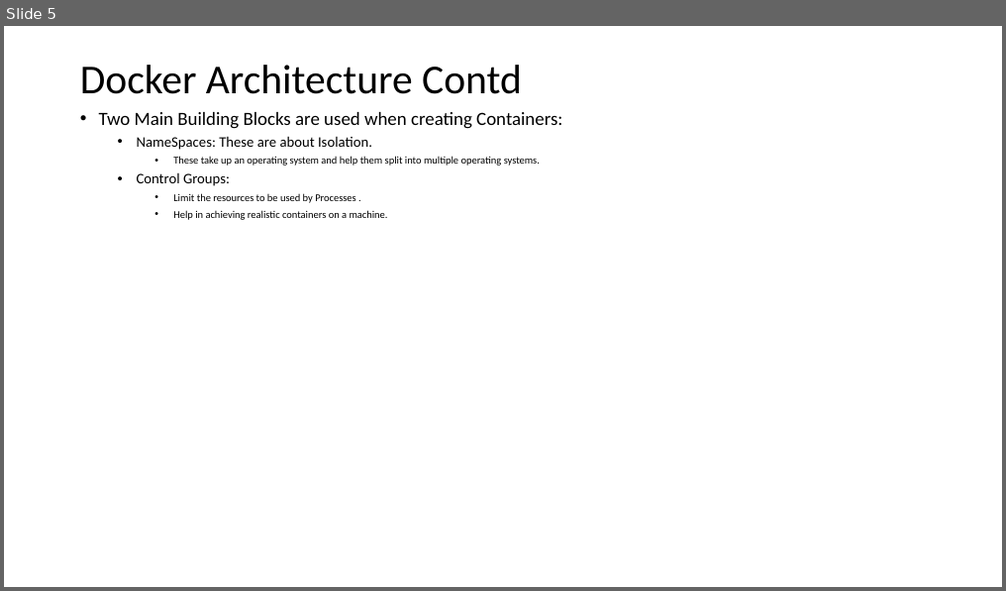
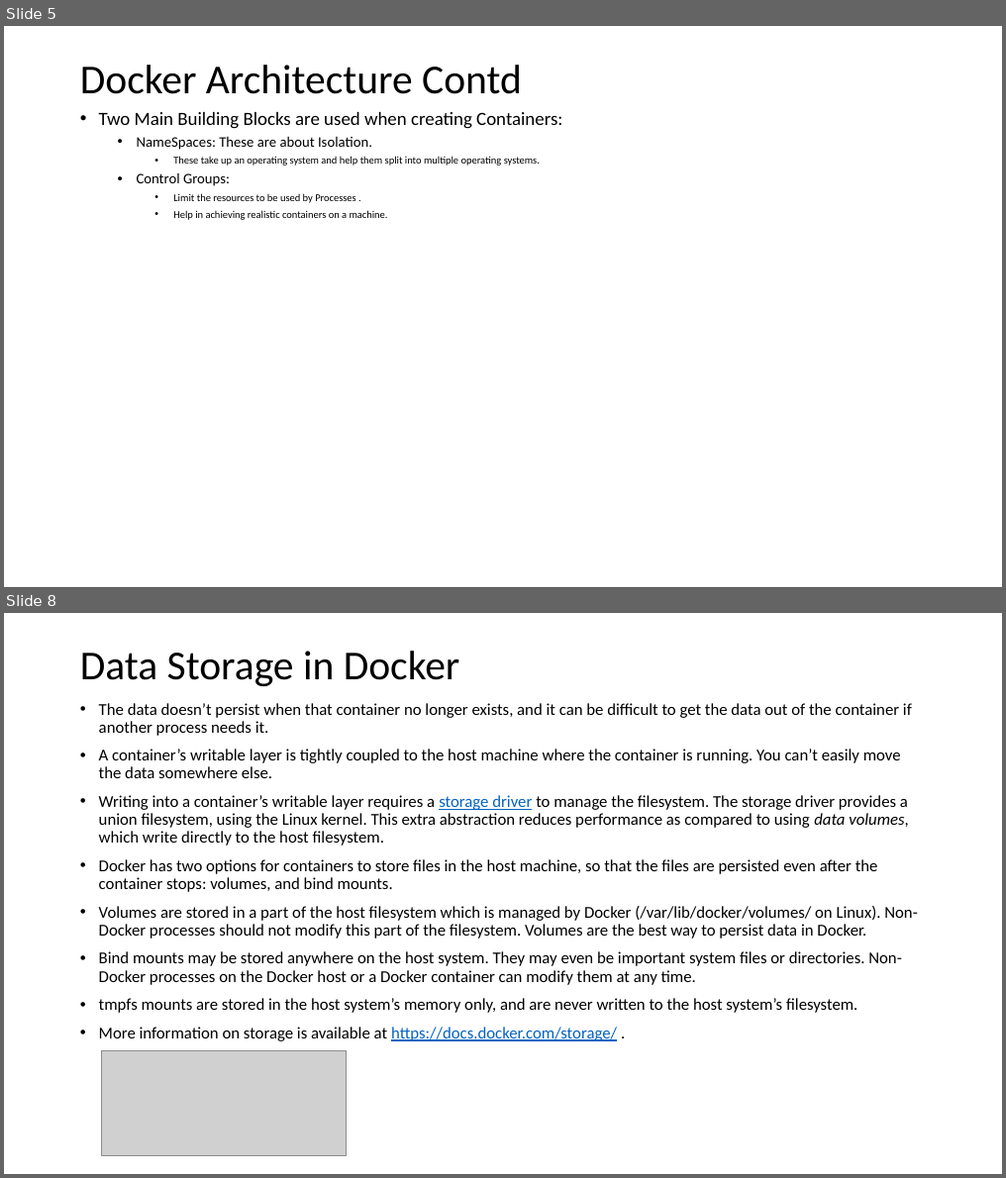
Before and after one commit to akhan90/all-the-learning, a slide deck: Docker/Docker.pptx. Shown one above the other, each under a label of ours: slide 5 before the commit, slides 5 and 8 after it; the slides between them are not shown. The pictures are 1006x591 and 1006x1178 pixels, drawn with LibreOffice and Linux fonts; fonts in the diff are those of the drawing; grey boxes stand for pictures. Boxes give left, top, right and bottom in pixels: in the first picture for what was removed or moved away, otherwise in the second. Text is boxed around its words. In the diff, an @@ line names an element or a change of style, - is before the commit and + after.

Commit message:
docker

```diff
--- a/Docker/Docker.pptx
+++ b/Docker/Docker.pptx
@@ slide 8 added at [4,613,1002,1174], background #FFFFFF @@
@@ title added at [80,651,460,686], 39.6 pt, text #000000 @@
+Data Storage in Docker
@@ text added at [99,703,918,1042], 16 pt, text #000000 @@
+• The data doesn’t persist when that container no longer exists, and it can be difficult to get the data out of the container if another process needs it.
+• A container’s writable layer is tightly coupled to the host machine where the container is running. You can’t easily move the data somewhere else.
+• Writing into a container’s writable layer requires a storage driver to manage the filesystem. The storage driver provides a union filesystem, using the Linux kernel. This extra abstraction reduces performance as compared to using data volumes, which write directly to the host filesystem.
+• Docker has two options for containers to store files in the host machine, so that the files are persisted even after the container stops: volumes, and bind mounts.
+• Volumes are stored in a part of the host filesystem which is managed by Docker (/var/lib/docker/volumes/ on Linux). Non-Docker processes should not modify this part of the filesystem. Volumes are the best way to persist data in Docker.
+• Bind mounts may be stored anywhere on the host system. They may even be important system files or directories. Non-Docker processes on the Docker host or a Docker container can modify them at any time.
+• tmpfs mounts are stored in the host system’s memory only, and are never written to the host system’s filesystem.
+• More information on storage is available at https://docs.docker.com/storage/ .
@@ picture added at [102,1051,347,1157] @@
```
Also in this commit, not shown: 1 slide changed, 1 other slide added, 1 other file.
